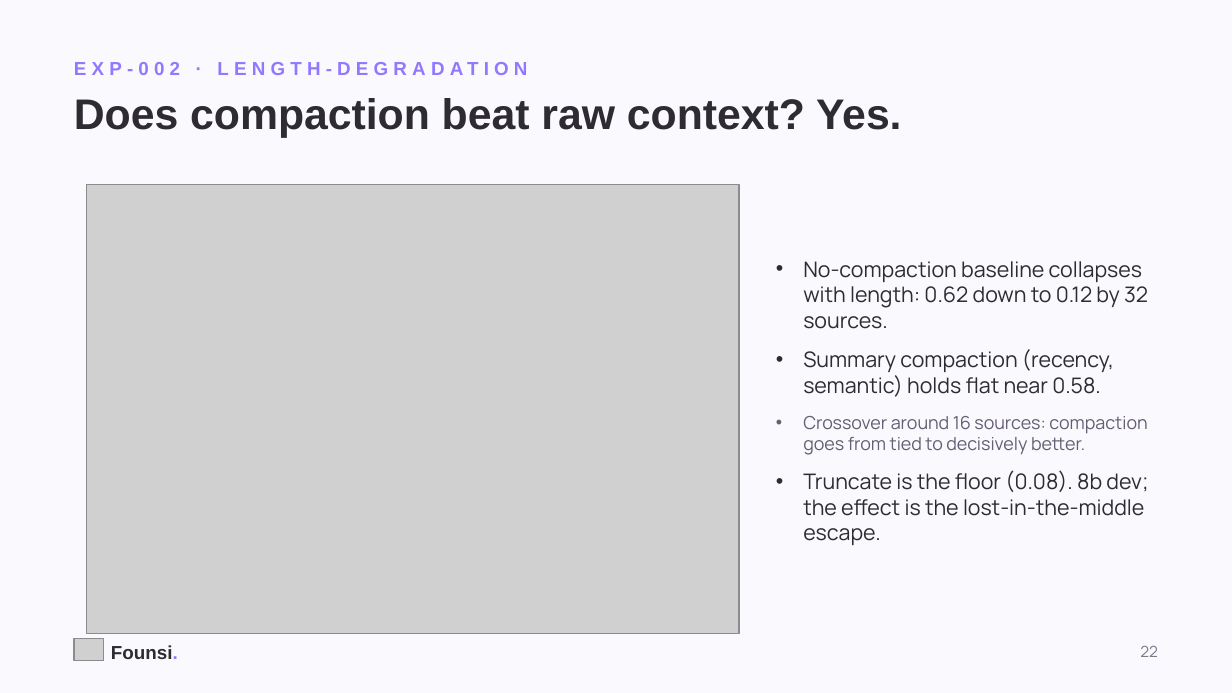
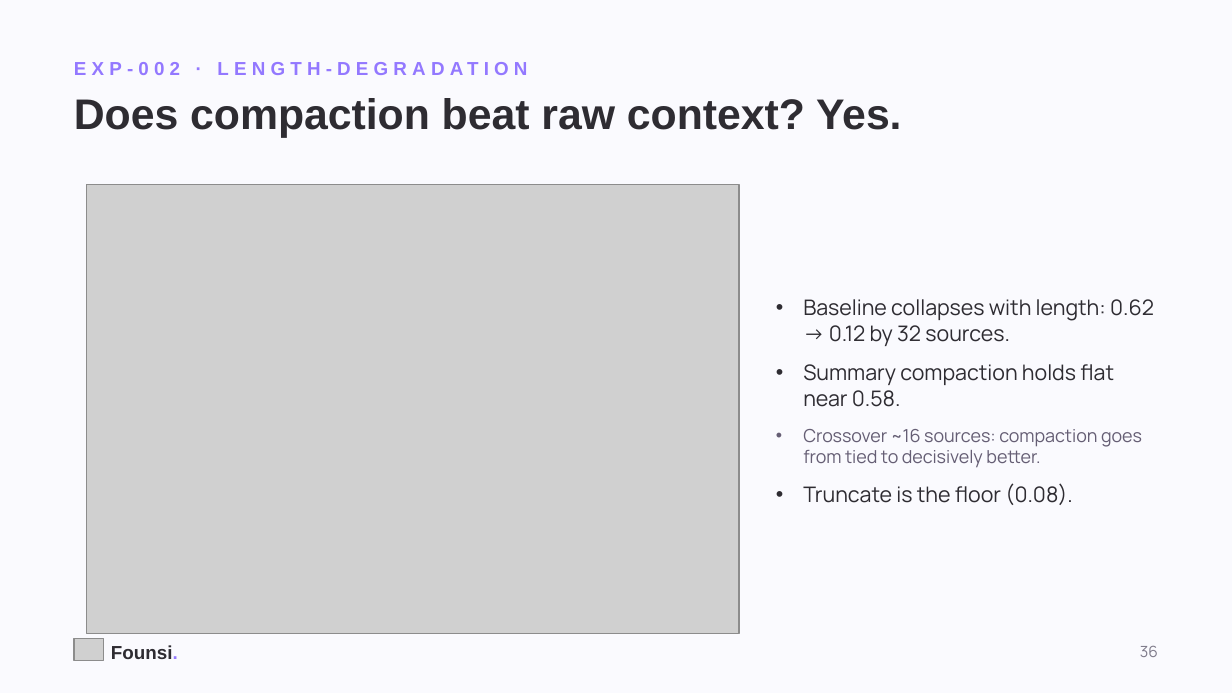
Before and after one commit to kanishkpatel1995/agent-harness, a slide deck: slide 36 of presentation/founsi-context-engineering.pptx (slide 22 before the commit). Drawn at 1232x693 pixels with LibreOffice and Linux fonts; fonts in the diff are those of the drawing; grey boxes stand for pictures. Boxes give left, top, right and bottom in pixels: in the first picture for what was removed or moved away, otherwise in the second. Text is boxed around its words. In the diff, an @@ line names an element or a change of style, - is before the commit and + after.

```diff
--- a/presentation/founsi-context-engineering.pptx
+++ b/presentation/founsi-context-engineering.pptx
@@ text at bbox=[803, 299, 1154, 505]: text changed @@
-• No-compaction baseline collapses with length: 0.62 down to 0.12 by 32 sources.
-• Summary compaction (recency, semantic) holds flat near 0.58.
-• Crossover around 16 sources: compaction goes from tied to decisively better.
-• Truncate is the floor (0.08). 8b dev; the effect is the lost-in-the-middle escape.
+• Baseline collapses with length: 0.62 → 0.12 by 32 sources.
+• Summary compaction holds flat near 0.58.
+• Crossover ~16 sources: compaction goes from tied to decisively better.
+• Truncate is the floor (0.08).
@@ text at bbox=[1140, 646, 1158, 657]: text changed @@
-22
+36
```
Also in this commit, not shown: 15 other slides changed, 24 slides added, 12 slides removed, 1 other file.
